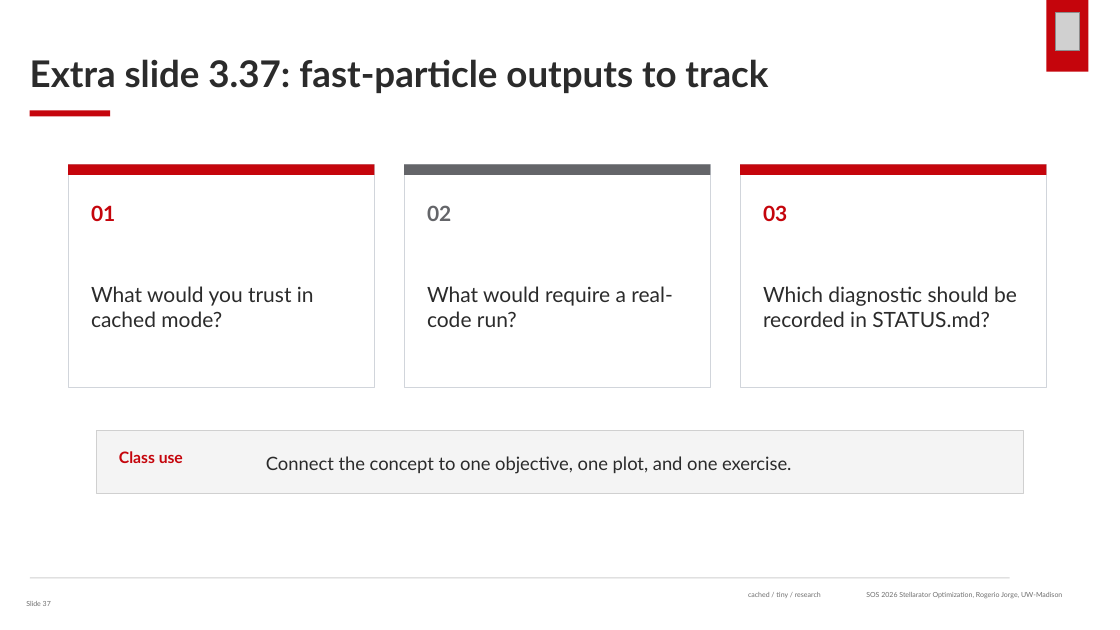
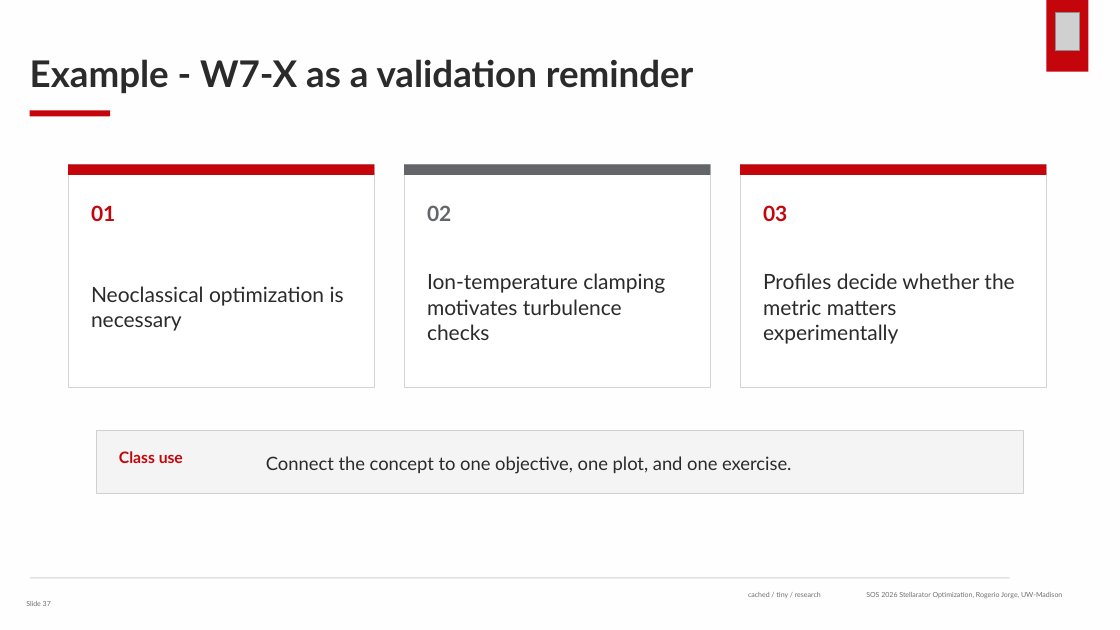
Before and after one commit to rogeriojorge/sos2026-rjorge-stellarator-optimization, a slide deck: slide 37 of slides/pptx/lecture_3_transport_turbulence_metrics.pptx. Drawn at 1120x630 pixels with LibreOffice and Linux fonts; fonts in the diff are those of the drawing; grey boxes stand for pictures. Boxes give left, top, right and bottom in pixels: in the first picture for what was removed or moved away, otherwise in the second. Text is boxed around its words. In the diff, an @@ line names an element or a change of style, - is before the commit and + after.

```diff
--- a/slides/pptx/lecture_3_transport_turbulence_metrics.pptx
+++ b/slides/pptx/lecture_3_transport_turbulence_metrics.pptx
@@ rectangle added at (0,0,1120,630), fill #FEFEFE @@
@@ text at (30,59,694,93): text changed @@
-Extra slide 3.37: fast-particle outputs to track
+Example - W7-X as a validation reminder
@@ text at (91,286,344,331): text changed @@
-What would you trust in cached mode?
+Neoclassical optimization is necessary
@@ text at (427,273,665,340): text changed @@
-What would require a real-code run?
+Ion-temperature clamping motivates turbulence checks
@@ text at (763,273,1014,344): text changed @@
-Which diagnostic should be recorded in STATUS.md?
+Profiles decide whether the metric matters experimentally
```
Also in this commit, not shown: 28 other slides changed, 11 slides added, 11 slides removed, 38 other files.
